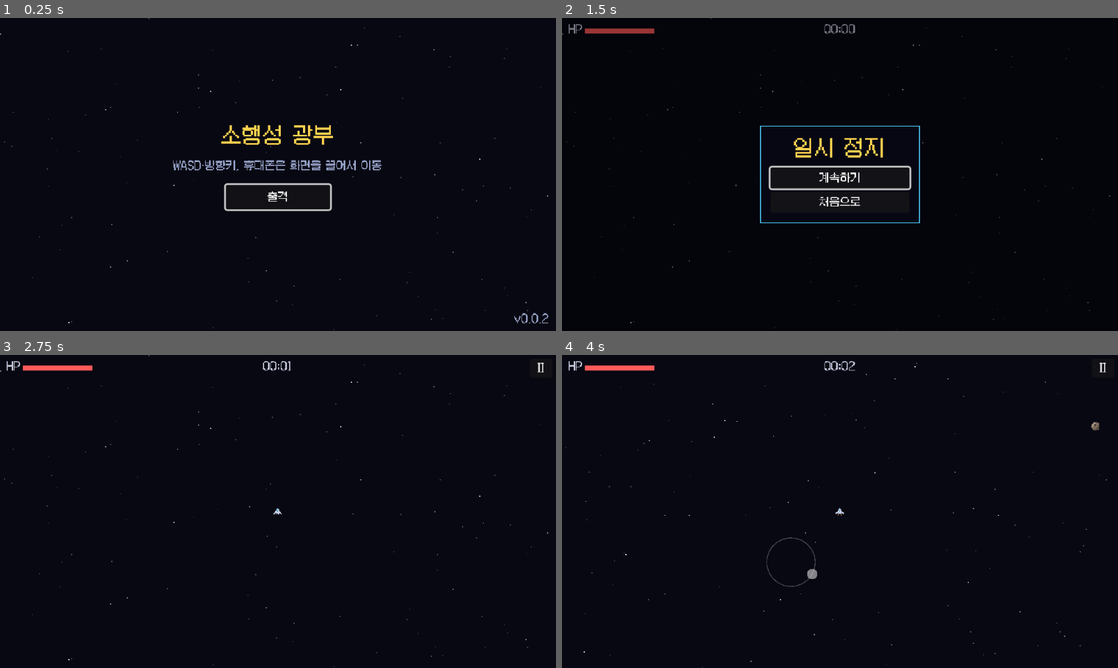
Above: before the commit, frames 1-4 (two rows, left to right).
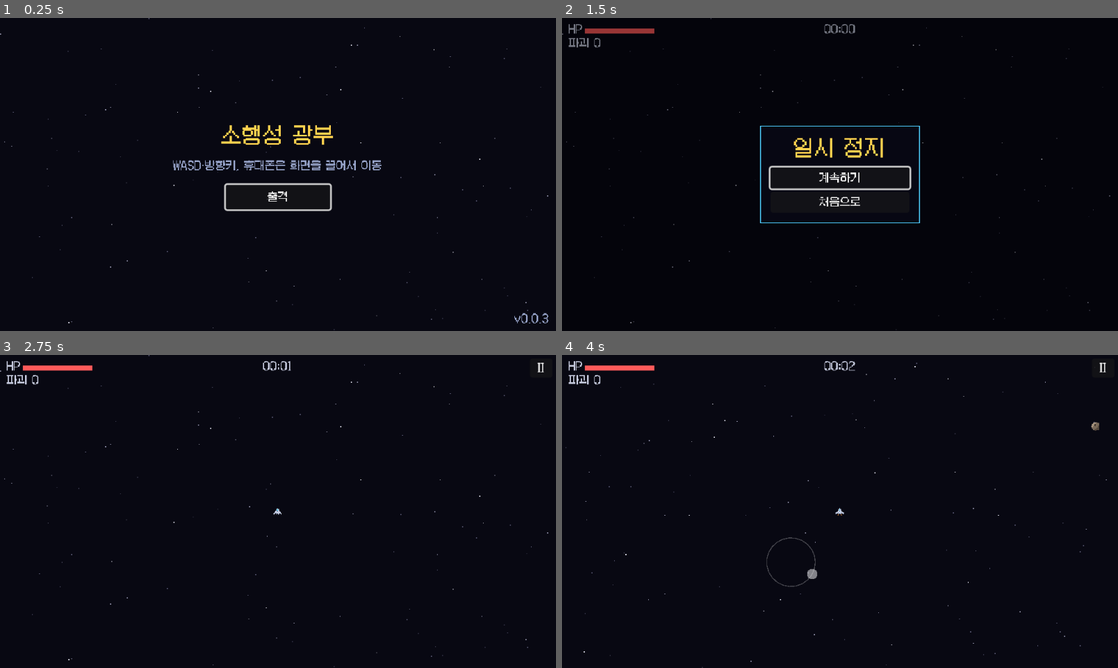
Above: after the commit, the same moments.

Repository: jaehyo-dev/asteroid-miner
Game: Godot game, scene res://scenes/main.tscn
Same seed, same stepped clock (60 frames per second), same inputs: the game is played once before the commit and once after it.
Inputs (mouse positions are in pixels of both pictures, inside the frame that each line leads up to):
- Up to frame 1 (0.25 s): no input
- Up to frame 2 (1.5 s): click "출격" at 0.5 s; click "II" at 1.25 s
- Up to frame 3 (2.75 s): click "계속하기" at 2 s
- Up to frame 4 (4 s): tap Enter (confirm) at 2.75, 2.85 s; move the mouse to (962, 495) at 2.77 s; hold D (move_right) 2.78-3.5 s; click (962, 495) at 2.92 s; tap Space at 3.02 s; drag from (728, 527) to (812, 574) at 3.52 s

The runs differ from the first frame. In frame 1, less than 0.1% of the frame differs, in the area x 97-99%, y 95-98%; in frame 2, less than 0.1%; in frame 3, 0.1%, in the area x 1-7%, y 6-10%; in frame 4, 0.1%.

Commit message:
2단계: 자동 공격 (작업 중 보존)
Co-Authored-By: Claude Opus 5.5 <noreply@anthropic.com>
Claude-Session: https://claude.ai/code/session_01SA6thFTzKNGHA2UYPfpjGv

Diff:
--- a/project.godot
+++ b/project.godot
@@ -7,7 +7,7 @@
 
 config/name="소행성 광부"
 config/description="소행성 지대로 출격해 자동 공격으로 버티며 광물을 캐는 픽셀 아트 로그라이트 채굴 슈터"
-config/version="0.0.2"
+config/version="0.0.3"
 run/main_scene="res://scenes/main.tscn"
 config/features=PackedStringArray("4.7", "GL Compatibility")
 boot_splash/bg_color=Color(0.03, 0.03, 0.07, 1)
--- a/scripts/balance.gd
+++ b/scripts/balance.gd
@@ -26,12 +26,14 @@
 const JOYSTICK_DEAD_ZONE := 0.15
 
 # ── 운석 ─────────────────────────────────────────────
-## 크기별 수치: 반지름, 부딪혔을 때 데미지, 속도 범위
+## 크기별 수치: 반지름, 체력(탄 몇 발), 부딪혔을 때 데미지, 속도 범위
 const ASTEROID_TYPES := [
-	{"name": "작은 운석", "radius": 5.0, "damage": 8.0, "speed_min": 45.0, "speed_max": 75.0},
-	{"name": "중간 운석", "radius": 9.0, "damage": 14.0, "speed_min": 32.0, "speed_max": 55.0},
-	{"name": "큰 운석", "radius": 14.0, "damage": 22.0, "speed_min": 22.0, "speed_max": 40.0},
+	{"name": "작은 운석", "radius": 5.0, "hp": 1.0, "damage": 8.0, "speed_min": 45.0, "speed_max": 75.0},
+	{"name": "중간 운석", "radius": 9.0, "hp": 2.0, "damage": 14.0, "speed_min": 32.0, "speed_max": 55.0},
+	{"name": "큰 운석", "radius": 14.0, "hp": 3.0, "damage": 22.0, "speed_min": 22.0, "speed_max": 40.0},
 ]
+## 운석 체력은 이 시간(초)마다 기본값만큼 더 늘어난다 (150초면 2배, 300초면 3배).
+const ASTEROID_HP_GROWTH_TIME := 150.0
 ## 크기별 등장 비율. 시작할 때 → SPAWN_RAMP_TIME 뒤로 점점 바뀐다 (큰 운석이 늘어남).
 const ASTEROID_WEIGHTS_START := [6.0, 3.0, 1.0]
 const ASTEROID_WEIGHTS_LATE := [4.0, 4.0, 2.0]
@@ -47,3 +49,17 @@
 const DESPAWN_DISTANCE_FACTOR := 1.6
 ## 동시에 존재할 수 있는 최대 운석 수 (휴대폰 성능 보호)
 const MAX_ASTEROIDS := 250
+
+# ── 자동 공격 ────────────────────────────────────────
+## 발사 간격
+const FIRE_INTERVAL := 0.55
+## 이 거리 안에 있는 가장 가까운 운석을 자동으로 노린다.
+const FIRE_RANGE := 170.0
+const BULLET_SPEED := 260.0
+const BULLET_DAMAGE := 1.0
+const BULLET_RADIUS := 1.5
+## 한 번에 쏘는 탄 수 (여러 발이면 부채꼴로 퍼짐)
+const BULLET_COUNT := 1
+const MULTI_SHOT_SPREAD_DEG := 12.0
+## 탄은 사거리보다 이 비율만큼 더 날아가고 사라진다.
+const BULLET_LIFETIME_FACTOR := 1.15
--- a/scripts/logic/run_sim.gd
+++ b/scripts/logic/run_sim.gd
@@ -12,7 +12,18 @@
 	var type: int  ## Balance.ASTEROID_TYPES 인덱스 (0 작음, 1 중간, 2 큼)
 	var radius: float
 	var damage: float
+	var hp: float
+	var max_hp: float
 	var variant: int  ## 모양 변형 번호 (그리기용)
+	var flash := 0.0  ## 탄에 맞은 직후 번쩍이는 남은 시간 (그리기용)
+
+
+## 탄 한 개
+class Bullet:
+	var pos: Vector2
+	var vel: Vector2
+	var life: float  ## 남은 비행 시간
+	var damage: float
 
 
 var rng := RandomNumberGenerator.new()
@@ -28,10 +39,23 @@
 ## 지금 화면에 보이는 크기 (운석 등장·제거 거리 계산용)
 var view_size := Vector2(Balance.BASE_LANDSCAPE)
 var asteroids: Array[Asteroid] = []
-## 이번 프레임에 일어난 일 (효과·소리용): "hit", "dead"
+var bullets: Array[Bullet] = []
+## 이번 프레임에 탄으로 부서진 운석 (효과·보상용)
+var destroyed: Array[Asteroid] = []
+## 이번 프레임에 일어난 일 (효과·소리용): "hit", "dead", "shoot", "destroy"
 var events: PackedStringArray = []
+## 탄으로 부순 운석 수
+var kills := 0
+
+# 자동 공격 능력치 (나중에 강화로 바뀜)
+var fire_interval := Balance.FIRE_INTERVAL
+var fire_range := Balance.FIRE_RANGE
+var bullet_damage := Balance.BULLET_DAMAGE
+var bullet_count := Balance.BULLET_COUNT
 
 var _spawn_timer := 0.0
+## 다음 발사까지 남은 시간 (0 이하면 대상이 생기는 즉시 발사)
+var _fire_timer := 0.0
 
 
 func _init(seed_value: int = 0) -> void:
@@ -45,6 +69,7 @@
 ## 한 프레임 진행. move는 길이 0~1의 이동 방향.
 func update(delta: float, move: Vector2) -> void:
 	events.clear()
+	destroyed.clear()
 	if not alive:
 		return
 	delta = clampf(delta, 0.0, Balance.MAX_FRAME_DELTA)
@@ -59,6 +84,9 @@
 		_spawn_timer += spawn_interval(time)
 
 	_move_asteroids(delta)
+	_auto_fire(delta)
+	_move_bullets(delta)
+	_check_bullet_hits()
 	_check_player_hits()
 
 
@@ -82,6 +110,8 @@
 	var info: Dictionary = Balance.ASTEROID_TYPES[a.type]
 	a.radius = info["radius"]
 	a.damage = info["damage"]
+	a.max_hp = asteroid_hp(info["hp"], time)
+	a.hp = a.max_hp
 	a.variant = rng.randi_range(0, 3)
 	a.pos = spawn_position(rng, player_pos, view_size, a.radius)
 	# 우주선 쪽을 향하되 조금씩 빗나가게 한다.
@@ -97,9 +127,72 @@
 	var kept: Array[Asteroid] = []
 	for a in asteroids:
 		a.pos += a.vel * delta
+		a.flash = maxf(a.flash - delta, 0.0)
 		if a.pos.distance_to(player_pos) <= limit:
 			kept.append(a)
 	asteroids = kept
+
+
+## 사거리 안에 운석이 있으면 가장 가까운 운석을 향해 발사한다.
+func _auto_fire(delta: float) -> void:
+	_fire_timer = maxf(_fire_timer - delta, 0.0)
+	if _fire_timer > 0.0:
+		return
+	var target := nearest_asteroid(player_pos, asteroids, fire_range)
+	if target == null:
+		return  # 대상이 없으면 장전된 상태로 기다린다
+	# 움직이는 운석이 탄과 만날 지점을 노린다.
+	var base_angle := intercept_angle(player_pos, target.pos, target.vel, Balance.BULLET_SPEED)
+	var life := fire_range / Balance.BULLET_SPEED * Balance.BULLET_LIFETIME_FACTOR
+	for angle in spread_angles(base_angle, bullet_count, deg_to_rad(Balance.MULTI_SHOT_SPREAD_DEG)):
+		var b := Bullet.new()
+		b.pos = player_pos
+		b.vel = Vector2.from_angle(angle) * Balance.BULLET_SPEED
+		b.life = life
+		b.damage = bullet_damage
+		bullets.append(b)
+	_fire_timer = fire_interval
+	events.append("shoot")
+
+
+func _move_bullets(delta: float) -> void:
+	var kept: Array[Bullet] = []
+	for b in bullets:
+		b.pos += b.vel * delta
+		b.life -= delta
+		if b.life > 0.0:
+			kept.append(b)
+	bullets = kept
+
+
+## 탄이 운석에 맞으면 탄은 사라지고 운석 체력이 준다. 체력이 0이 되면 운석이 부서진다.
+func _check_bullet_hits() -> void:
+	var kept_bullets: Array[Bullet] = []
+	for b in bullets:
+		var hit := false
+		for a in asteroids:
+			if a.hp > 0.0 and b.pos.distance_to(a.pos) < a.radius + Balance.BULLET_RADIUS:
+				a.hp -= b.damage
+				a.flash = 0.08
+				hit = true
+				break
+		if not hit:
+			kept_bullets.append(b)
+	bullets = kept_bullets
+	var kept: Array[Asteroid] = []
+	for a in asteroids:
+		if a.hp <= 0.0:
+			_on_asteroid_destroyed(a)
+		else:
+			kept.append(a)
+	asteroids = kept
+
+
+## 탄으로 운석을 부쉈을 때
+func _on_asteroid_destroyed(a: Asteroid) -> void:
+	kills += 1
+	destroyed.append(a)
+	events.append("destroy")
 
 
 ## 우주선과 부딪힌 운석: 무적이 아니면 데미지를 주고 부서진다. 무적 중에는 그냥 지나간다.
@@ -114,6 +207,55 @@
 
 
 # ── 규칙 계산 (자동 테스트 대상) ─────────────────────
+
+## 시간에 따라 늘어나는 운석 체력
+static func asteroid_hp(base_hp: float, t: float) -> float:
+	return base_hp * (1.0 + maxf(t, 0.0) / Balance.ASTEROID_HP_GROWTH_TIME)
+
+
+## 사거리 안에서 가장 가까운 운석. 없으면 null.
+static func nearest_asteroid(from: Vector2, list: Array[Asteroid], max_range: float) -> Asteroid:
+	var best: Asteroid = null
+	var best_dist := max_range
+	for a in list:
+		var d := from.distance_to(a.pos)
+		if d <= best_dist:
+			best = a
+			best_dist = d
+	return best
+
+
+## 움직이는 대상을 맞히기 위한 발사 각도 (앞질러 쏘기).
+## 탄이 대상을 따라잡을 수 없으면 대상의 현재 위치를 노린다.
+static func intercept_angle(from: Vector2, target_pos: Vector2, target_vel: Vector2, bullet_speed: float) -> float:
+	var to_target := target_pos - from
+	# |to_target + target_vel * t| = bullet_speed * t 를 t에 대해 푼다.
+	var a := target_vel.length_squared() - bullet_speed * bullet_speed
+	var b := 2.0 * to_target.dot(target_vel)
+	var c := to_target.length_squared()
+	var t := -1.0
+	if absf(a) < 0.0001:
+		if absf(b) > 0.0001:
+			t = -c / b
+	else:
+		var disc := b * b - 4.0 * a * c
+		if disc >= 0.0:
+			var root := sqrt(disc)
+			var t1 := (-b - root) / (2.0 * a)
+			var t2 := (-b + root) / (2.0 * a)
+			t = minf(t1, t2) if minf(t1, t2) > 0.0 else maxf(t1, t2)
+	if t <= 0.0:
+		return to_target.angle()
+	return (to_target + target_vel * t).angle()
+
+
+## 여러 발을 쏠 때 각 탄의 각도: 가운데를 기준으로 spread 간격의 부채꼴
+static func spread_angles(center: float, count: int, spread: float) -> PackedFloat64Array:
+	var result := PackedFloat64Array()
+	for i in maxi(count, 1):
+		result.append(center + (i - (maxi(count, 1) - 1) / 2.0) * spread)
+	return result
+
 
 ## 지금 시간의 운석 등장 간격
 static func spawn_interval(t: float) -> float:
--- a/scripts/pixel_art.gd
+++ b/scripts/pixel_art.gd
@@ -20,6 +20,11 @@
 }
 ## 엔진 불꽃 색 (밝은 → 어두운)
 const FLAME_COLORS := [Color("#ffe27a"), Color("#ff9a3c")]
+
+## 탄 색 (가운데, 테두리)
+const BULLET_COLORS := [Color("#ffffff"), Color("#7fe8ff")]
+## 부서질 때 파편 색
+const DEBRIS_COLOR := Color("#c8b49c")
 
 ## 운석 색: 밝은 면, 기본, 그늘, 구멍
 const ROCK_COLORS := [Color("#a8957f"), Color("#7a6a5a"), Color("#54483d"), Color("#3e352d")]
@@ -85,3 +90,16 @@
 	var tex := ImageTexture.create_from_image(img)
 	_cache[key] = tex
 	return tex
+
+
+## 탄에 맞았을 때 잠깐 보여 주는 흰 실루엣 (같은 모양)
+static func asteroid_flash(radius: float, variant: int) -> ImageTexture:
+	var key := "rock_flash_%d_%d" % [int(radius), variant]
+	if not _cache.has(key):
+		var img := asteroid(radius, variant).get_image()
+		for y in img.get_height():
+			for x in img.get_width():
+				if img.get_pixel(x, y).a > 0.0:
+					img.set_pixel(x, y, Color.WHITE)
+		_cache[key] = ImageTexture.create_from_image(img)
+	return _cache[key]
--- a/scripts/run.gd
+++ b/scripts/run.gd
@@ -36,6 +36,7 @@
 		var move := MoveInput.combine(keys, joystick.vector)
 		world.moving = move != Vector2.ZERO
 		sim.update(delta, move)
+		world.step(delta)
 		if not sim.alive:
 			_show_game_over()
 	camera.position = sim.player_pos.round()
@@ -66,7 +67,7 @@
 
 
 func _show_game_over() -> void:
-	var body := "버틴 시간 %s" % Hud.format_time(sim.time)
+	var body := "버틴 시간 %s\n부순 운석 %d개" % [Hud.format_time(sim.time), sim.kills]
 	_open_menu(Menu.GAME_OVER, "우주선 파괴", body, ["다시 출격", "처음으로"])
 
 
--- a/scripts/ui/hud.gd
+++ b/scripts/ui/hud.gd
@@ -1,6 +1,6 @@
 class_name Hud
 extends Control
-## 출격 중 화면 정보: 체력 막대, 버틴 시간.
+## 출격 중 화면 정보: 체력 막대, 버틴 시간, 부순 운석 수.
 
 const MARGIN := 8.0
 const BAR_SIZE := Vector2(80, 6)
@@ -29,6 +29,8 @@
 	# 체력
 	draw_string(font, Vector2(MARGIN, MARGIN + 10), "HP", HORIZONTAL_ALIGNMENT_LEFT, -1, FONT_SIZE, COLOR_TEXT)
 	_draw_bar(Vector2(MARGIN + 18, MARGIN + 4), sim.hp / sim.max_hp, COLOR_HP)
+	# 부순 운석 수
+	draw_string(font, Vector2(MARGIN, MARGIN + 26), "파괴 %d" % sim.kills, HORIZONTAL_ALIGNMENT_LEFT, -1, FONT_SIZE, COLOR_TEXT)
 	# 버틴 시간 (가운데 위)
 	draw_string(font, Vector2(0, MARGIN + 10), format_time(sim.time), HORIZONTAL_ALIGNMENT_CENTER, size.x, FONT_SIZE, COLOR_TEXT)
 
--- a/scripts/world_view.gd
+++ b/scripts/world_view.gd
@@ -1,21 +1,52 @@
 class_name WorldView
 extends Node2D
-## 출격 화면의 월드(우주선, 운석)를 그린다. 상태는 RunSim에서 읽기만 한다.
+## 출격 화면의 월드(우주선, 운석, 탄, 파편)를 그린다. 상태는 RunSim에서 읽기만 한다.
 
 ## 무적 중 깜빡이는 간격
 const BLINK_INTERVAL := 0.08
+## 운석이 부서질 때 파편 수와 지속 시간, 속도
+const DEBRIS_COUNT := 6
+const DEBRIS_TIME := 0.35
+const DEBRIS_SPEED := 50.0
 
 var sim: RunSim
 ## 이번 프레임에 움직이는 중인지 (엔진 불꽃 표시용)
 var moving := false
+
+## 파편 효과: [위치, 속도, 남은 시간]
+var _debris: Array = []
+var _rng := RandomNumberGenerator.new()
+
+
+## 매 프레임 효과를 갱신한다 (RunSim.update 다음에 부름).
+func step(delta: float) -> void:
+	if sim == null:
+		return
+	for a in sim.destroyed:
+		for i in DEBRIS_COUNT + int(a.radius / 3.0):
+			var vel := Vector2.from_angle(_rng.randf() * TAU) * _rng.randf_range(0.4, 1.0) * DEBRIS_SPEED
+			_debris.append([a.pos, vel, DEBRIS_TIME])
+	var kept: Array = []
+	for d in _debris:
+		d[0] += d[1] * delta
+		d[2] -= delta
+		if d[2] > 0.0:
+			kept.append(d)
+	_debris = kept
 
 
 func _draw() -> void:
 	if sim == null:
 		return
 	for a in sim.asteroids:
-		var tex := PixelArt.asteroid(a.radius, a.variant)
+		var tex := PixelArt.asteroid_flash(a.radius, a.variant) if a.flash > 0.0 else PixelArt.asteroid(a.radius, a.variant)
 		draw_texture(tex, (a.pos - tex.get_size() / 2.0).round())
+	for d in _debris:
+		draw_rect(Rect2((d[0] as Vector2).round(), Vector2.ONE), PixelArt.DEBRIS_COLOR)
+	for b in sim.bullets:
+		var p := b.pos.round()
+		draw_rect(Rect2(p - Vector2(1, 1), Vector2(3, 3)), PixelArt.BULLET_COLORS[1])
+		draw_rect(Rect2(p, Vector2.ONE), PixelArt.BULLET_COLORS[0])
 	if sim.alive:
 		_draw_ship()
 
--- a/tests/test_run_scene.gd
+++ b/tests/test_run_scene.gd
@@ -45,6 +45,8 @@
 	var a := RunSim.Asteroid.new()
 	a.radius = 5.0
 	a.damage = 50.0
+	a.hp = 1000.0
+	a.max_hp = 1000.0
 	a.pos = run.sim.player_pos
 	run.sim.asteroids.append(a)
 	await wait_frames(2)
@@ -52,6 +54,7 @@
 	assert_true(run.menu.visible, "게임 오버 메뉴")
 	assert_eq(run.menu.title_text(), "우주선 파괴")
 	assert_true(run.menu.body_text().contains("버틴 시간"))
+	assert_true(run.menu.body_text().contains("부순 운석"))
 	assert_eq(run.menu.buttons().size(), 2)
 	assert_false(run.pause_button.visible, "일시 정지 버튼 숨김")
 	run.queue_free()
--- a/tests/test_run_sim.gd
+++ b/tests/test_run_sim.gd
@@ -2,10 +2,12 @@
 ## 출격 로직(RunSim) 테스트: 이동, 운석 등장, 충돌, 체력, 무적, 사망.
 
 
-## 운석이 저절로 생기지 않게 큰 시간 동안 등장 타이머를 미룬 시뮬레이션
-func _quiet_sim() -> RunSim:
+## 운석이 저절로 생기지 않고(등장 타이머를 미룸) 자동 공격도 하지 않는 시뮬레이션
+func _quiet_sim(shoot: bool = false) -> RunSim:
 	var sim := RunSim.new(1234)
 	sim.set("_spawn_timer", 1.0e9)
+	if not shoot:
+		sim.fire_range = -1.0
 	return sim
 
 
@@ -14,6 +16,8 @@
 	a.type = type
 	a.radius = Balance.ASTEROID_TYPES[type]["radius"]
 	a.damage = Balance.ASTEROID_TYPES[type]["damage"]
+	a.max_hp = Balance.ASTEROID_TYPES[type]["hp"]
+	a.hp = a.max_hp
 	a.pos = pos
 	a.vel = vel
 	sim.asteroids.append(a)
@@ -176,3 +180,153 @@
 	assert_eq(a.asteroids.size(), b.asteroids.size())
 	assert_eq(a.hp, b.hp)
 	assert_eq(a.player_pos, b.player_pos)
+
+
+# ── 2단계: 자동 공격 ──
+
+func test_운석_체력은_시간에_따라_늘어남() -> void:
+	assert_eq(RunSim.asteroid_hp(2.0, 0.0), 2.0)
+	assert_true(is_equal_approx(RunSim.asteroid_hp(2.0, Balance.ASTEROID_HP_GROWTH_TIME), 4.0))
+	var sim := _quiet_sim()
+	sim.time = Balance.ASTEROID_HP_GROWTH_TIME
+	var a := sim.spawn_asteroid()
+	assert_true(is_equal_approx(a.hp, Balance.ASTEROID_TYPES[a.type]["hp"] * 2.0), "체력 %f" % a.hp)
+
+
+func test_가장_가까운_운석을_고름() -> void:
+	var sim := _quiet_sim()
+	var far := _add_asteroid(sim, Vector2(100, 0))
+	var near := _add_asteroid(sim, Vector2(0, -50))
+	assert_eq(RunSim.nearest_asteroid(Vector2.ZERO, sim.asteroids, 200.0), near)
+	assert_eq(RunSim.nearest_asteroid(Vector2.ZERO, sim.asteroids, 40.0), null, "사거리 밖")
+	assert_eq(RunSim.nearest_asteroid(Vector2(100, 10), sim.asteroids, 200.0), far)
+
+
+func test_여러_발은_가운데_기준_부채꼴() -> void:
+	var one := RunSim.spread_angles(1.0, 1, 0.2)
+	assert_eq(one.size(), 1)
+	assert_true(is_equal_approx(one[0], 1.0))
+	var three := RunSim.spread_angles(0.0, 3, 0.2)
+	assert_true(is_equal_approx(three[0], -0.2) and is_equal_approx(three[1], 0.0) and is_equal_approx(three[2], 0.2), "%s" % three)
+	var two := RunSim.spread_angles(0.0, 2, 0.2)
+	assert_true(is_equal_approx(two[0], -0.1) and is_equal_approx(two[1], 0.1), "%s" % two)
+
+
+func test_사거리_안_운석을_향해_자동_발사() -> void:
+	var sim := _quiet_sim(true)
+	_add_asteroid(sim, Vector2(0, -100))
+	sim.update(0.01, Vector2.ZERO)
+	assert_eq(sim.bullets.size(), 1, "한 발")
+	assert_true(sim.events.has("shoot"))
+	assert_true(sim.bullets[0].vel.normalized().is_equal_approx(Vector2.UP), "위쪽으로: %s" % sim.bullets[0].vel)
+
+
+func test_대상이_없으면_쏘지_않음() -> void:
+	var sim := _quiet_sim(true)
+	_add_asteroid(sim, Vector2(Balance.FIRE_RANGE + 50.0, 0))
+	sim.update(0.01, Vector2.ZERO)
+	assert_eq(sim.bullets.size(), 0)
+
+
+func test_발사_간격을_지킴() -> void:
+	var sim := _quiet_sim(true)
+	_add_asteroid(sim, Vector2(0, -150), Vector2.ZERO, 2).hp = 1000.0
+	var shots := 0
+	var steps := int(Balance.FIRE_INTERVAL * 3.0 / 0.01)
+	for i in steps:
+		sim.update(0.01, Vector2.ZERO)
+		if sim.events.has("shoot"):
+			shots += 1
+	# 0초, 1간격, 2간격 뒤 (3간격 직전까지) → 3발
+	assert_eq(shots, 3)
+
+
+func test_탄_개수만큼_발사() -> void:
+	var sim := _quiet_sim(true)
+	sim.bullet_count = 3
+	_add_asteroid(sim, Vector2(0, -100))
+	sim.update(0.01, Vector2.ZERO)
+	assert_eq(sim.bullets.size(), 3)
+
+
+func test_탄에_맞으면_체력이_줄고_0이면_부서짐() -> void:
+	var sim := _quiet_sim(true)
+	var a := _add_asteroid(sim, Vector2(0, -60), Vector2.ZERO, 1)  # 체력 2
+	var steps := 0
+	while sim.kills == 0 and steps < 300:
+		sim.update(0.01, Vector2.ZERO)
+		steps += 1
+		if sim.kills == 0 and a.hp < a.max_hp:
+			assert_true(is_equal_approx(a.hp, 1.0), "한 발 맞음")
+	assert_eq(sim.kills, 1, "부서짐")
+	assert_eq(sim.asteroids.size(), 0)
+	# 두 발이 필요하므로 최소 한 번의 발사 간격이 지나야 부서진다
+	assert_true(steps * 0.01 >= Balance.FIRE_INTERVAL, "걸린 시간 %f" % (steps * 0.01))
+
+
+func test_부서진_운석은_그_프레임의_destroyed에_담김() -> void:
+	var sim := _quiet_sim(true)
+	_add_asteroid(sim, Vector2(0, -20))
+	var found := false
+	for i in 30:
+		sim.update(0.01, Vector2.ZERO)
+		if sim.destroyed.size() > 0:
+			found = true
+			assert_true(sim.events.has("destroy"))
+			break
+	assert_true(found)
+	sim.update(0.01, Vector2.ZERO)
+	assert_eq(sim.destroyed.size(), 0, "다음 프레임엔 비워짐")
+
+
+func test_탄은_수명이_다하면_사라짐() -> void:
+	var sim := _quiet_sim(true)
+	_add_asteroid(sim, Vector2(0, -100), Vector2.ZERO).hp = 1000.0
+	sim.update(0.01, Vector2.ZERO)
+	sim.asteroids.clear()  # 맞을 대상을 없앤다
+	var life := Balance.FIRE_RANGE / Balance.BULLET_SPEED * Balance.BULLET_LIFETIME_FACTOR
+	for i in int(life / 0.05) + 2:
+		sim.update(0.05, Vector2.ZERO)
+	assert_eq(sim.bullets.size(), 0)
+
+
+func test_탄_하나는_운석_하나만_맞춤() -> void:
+	var sim := _quiet_sim(true)
+	var a1 := _add_asteroid(sim, Vector2(0, -30))
+	var a2 := _add_asteroid(sim, Vector2(0, -30))
+	a1.hp = 5.0
+	a2.hp = 5.0
+	for i in 20:
+		sim.update(0.01, Vector2.ZERO)
+	assert_eq(a1.hp + a2.hp, 9.0, "총 피해 1")
+
+
+func test_움직이는_운석은_앞질러_쏨() -> void:
+	# 오른쪽으로 움직이는 대상: 탄은 대상의 현재 위치보다 오른쪽을 노려야 한다.
+	var from := Vector2.ZERO
+	var target := Vector2(0, -150)
+	var vel := Vector2(60, 0)
+	var angle := RunSim.intercept_angle(from, target, vel, 260.0)
+	var dir := Vector2.from_angle(angle)
+	assert_true(dir.x > 0.0 and dir.y < 0.0, "오른쪽 위: %s" % dir)
+	# 탄과 대상이 실제로 같은 지점에서 만나는지 확인
+	var t := 150.0 / sqrt(260.0 * 260.0 - 60.0 * 60.0)
+	assert_true((dir * 260.0 * t).distance_to(target + vel * t) < 0.5, "만나는 지점")
+
+
+func test_멈춘_운석은_똑바로_쏨() -> void:
+	var angle := RunSim.intercept_angle(Vector2.ZERO, Vector2(100, 0), Vector2.ZERO, 260.0)
+	assert_true(is_equal_approx(angle, 0.0))
+
+
+func test_따라잡을_수_없으면_현재_위치를_노림() -> void:
+	var angle := RunSim.intercept_angle(Vector2.ZERO, Vector2(100, 0), Vector2(500, 0), 260.0)
+	assert_true(is_equal_approx(angle, 0.0))
+
+
+func test_움직이는_운석도_실제로_맞혀_부숨() -> void:
+	var sim := _quiet_sim(true)
+	_add_asteroid(sim, Vector2(-80, -140), Vector2(70, 10))  # 작은 운석, 체력 1
+	for i in 120:
+		sim.update(1.0 / 60.0, Vector2.ZERO)
+	assert_eq(sim.kills, 1, "움직이는 운석 명중")
Not shown, changed: CHANGELOG.md
Not shown, changed: CREDITS.md
